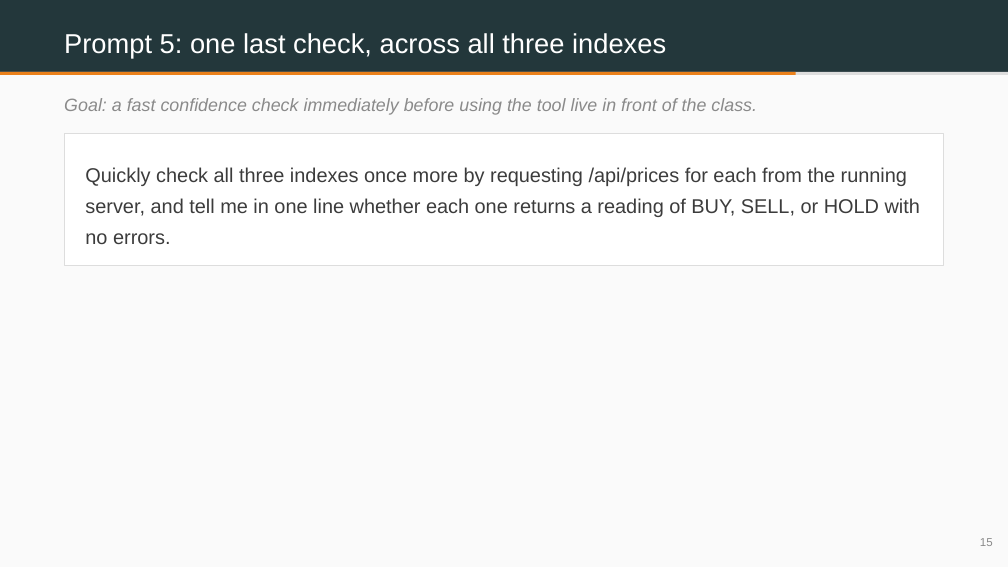
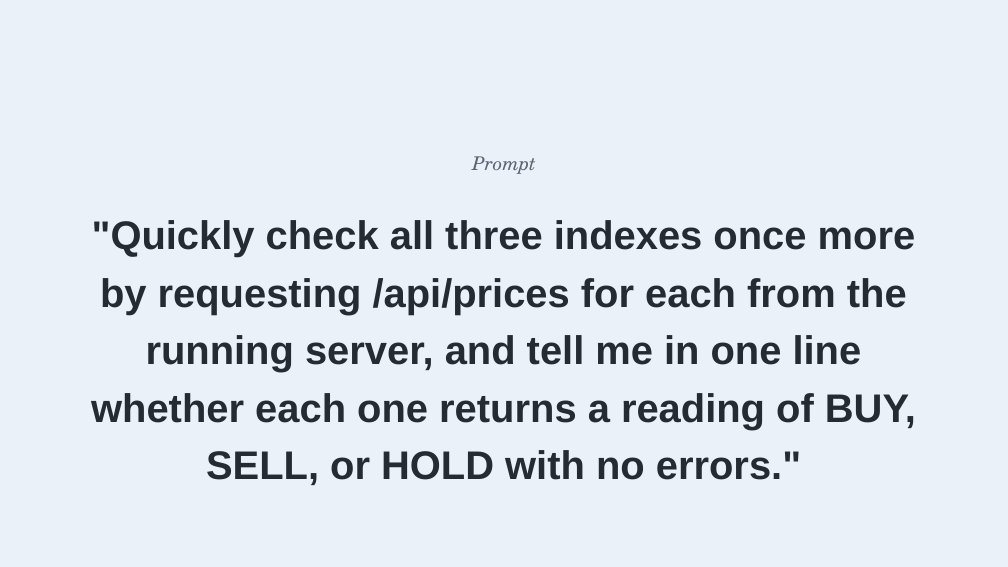
Before and after one commit to benjiesotelo-sudo/Telos_FIN1209, a slide deck: slide 7 of special-lecture/FIN1209-Special-Lecture-3-BuildIt.pptx (slide 15 before the commit). Drawn at 1008x567 pixels with LibreOffice and Linux fonts; fonts in the diff are those of the drawing. Boxes give left, top, right and bottom in pixels: in the first picture for what was removed or moved away, otherwise in the second. Text is boxed around its words. In the diff, an @@ line names an element or a change of style, - is before the commit and + after.

```diff
--- a/special-lecture/FIN1209-Special-Lecture-3-BuildIt.pptx
+++ b/special-lecture/FIN1209-Special-Lecture-3-BuildIt.pptx
@@ rectangle at (0, 0, 1008, 567): fill #FAFAFA to #EAF1F8 @@
@@ rectangle removed at (0, 0, 1008, 72) @@
@@ text removed at (64, 33, 666, 58) @@
-Prompt 5: one last check, across all three indexes
@@ rectangle removed at (0, 72, 1008, 75) @@
@@ rectangle removed at (0, 72, 796, 75) @@
@@ text removed at (64, 98, 757, 115) @@
-Goal: a fast confidence check immediately before using the tool live in front of the class.
@@ rectangle removed at (64, 134, 944, 265) @@
@@ text added at (472, 156, 536, 174), 18 pt, text #5B6672, italic @@
+Prompt
@@ text at (91, 220, 916, 485): text changed; size 19 to 38 pt; text colour #3C3C3C to #242B33; bold on @@
-Quickly check all three indexes once more by requesting /api/prices for each from the running server, and tell me in one line whether each one returns a reading of BUY, SELL, or HOLD with no errors.
+"Quickly check all three indexes once more by requesting /api/prices for each from the running server, and tell me in one line whether each one returns a reading of BUY, SELL, or HOLD with no errors."
@@ text removed at (980, 538, 993, 546) @@
-15
```
Also in this commit, not shown: 5 other slides changed, 2 slides added, 13 slides removed, 3 other files.
